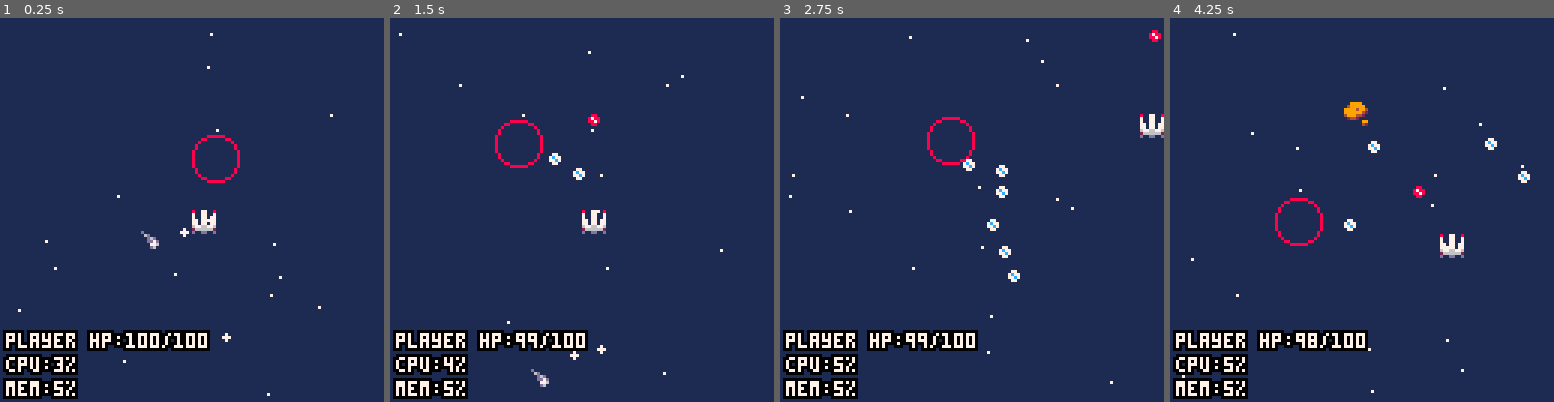
Above: before the commit, frames 1-4 (left to right).
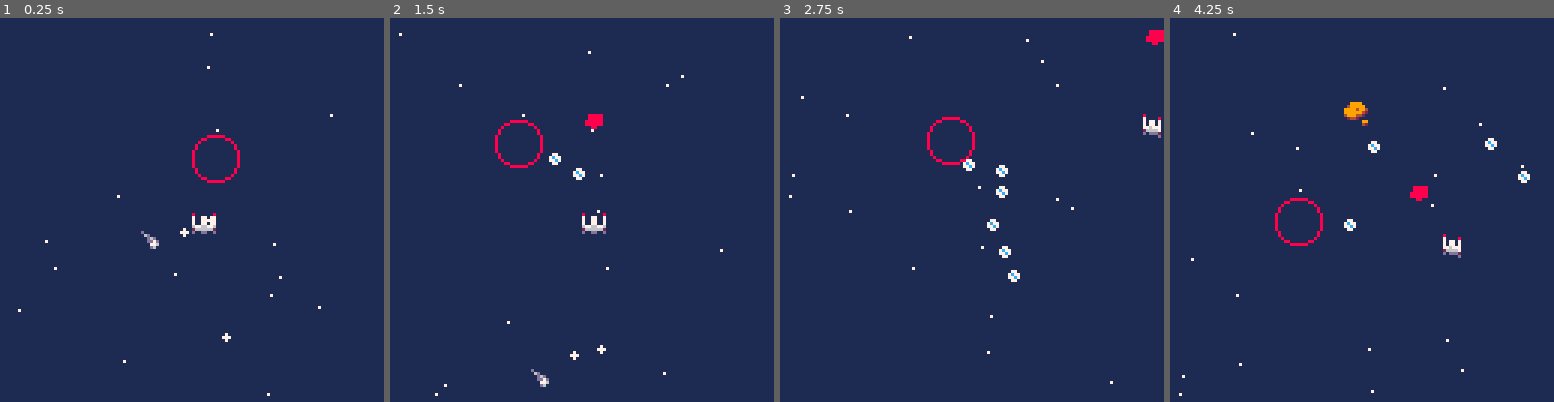
Above: after the commit, the same moments.

Repository: QuentinWidlocher/YogcastJam2020
Game: PICO-8 cartridge game.p8
Two runs of this game, one before a commit and one after it. Both use one fixed random seed, a clock stepped at 60 frames per second and the inputs below.
Inputs:
- Up to frame 1 (0.25 s): no input
- Up to frame 2 (1.5 s): tap X (X key) at 0.33, 1.07 s; tap O (Z key) at 0.7 s
- Up to frame 3 (2.75 s): hold Right 1.6-2.1 s; tap O (Z key) at 1.7, 2.1, 2.5 s; tap X (X key) at 1.85 s; hold Up 2.15-2.42 s; hold Right from 2.47 s (still down)
- Up to frame 4 (4.25 s): tap O (Z key) every 0.4 s from 2.9 to 4.1 s; tap X (X key) at 2.97, 4.08 s; release Right at 3.03 s; hold Left 3.08-3.58 s; hold Down 3.63-3.97 s; hold Right from 4.02 s (still down)

The runs differ from the first frame. In frame 1, 4.8% of the frame differs, in the area x 0-57%, y 50-100%; in frame 2, 4.7%; in frame 3, 4.9%, in the area x 0-100%, y 3-100%; in frame 4, 4.9%.

Commit message:
Updated player visuals

Diff:
--- a/src/draw/main.draw.lua
+++ b/src/draw/main.draw.lua
@@ -11,5 +11,5 @@
     draw_player()
     draw_bullets()
     screen_shake()
-    draw_debug(true)
+    draw_debug(false)
 end
--- a/src/draw/player.draw.lua
+++ b/src/draw/player.draw.lua
@@ -6,4 +6,5 @@
     end
     player:draw()
     pal()
+    player:drawFlames()
 end
--- a/src/globals.lua
+++ b/src/globals.lua
@@ -17,6 +17,15 @@
     START = 6
 }
 SPRITES = {
+    PLAYER = {
+        STILL = 1,
+        LEAN_LEFT = 2,
+        LEAN_RIGHT = 3
+    },
+    FLAMES = {
+        ON = 4,
+        OFF = 5
+    },
     BG_STAR = 247,
     BG_BIG_STAR = 248,
     BG_BIGS = {
--- a/src/models/bullet.model.lua
+++ b/src/models/bullet.model.lua
@@ -7,7 +7,7 @@
 Bullet = GameObject:new({
     top_left_sprite = 66,
     enemyVersionSprite = 66,
-    playerVersionSprite = 2,
+    playerVersionSprite = 67,
     playerVersion = true,
 
     speed = 2,
--- a/src/models/player.model.lua
+++ b/src/models/player.model.lua
@@ -23,13 +23,17 @@
     hurtCooldown = { value = 20, max = 20 },
 
     dmg = 1,
-    shootingCooldown = { value = 0, max = 8 } -- can shoot when value == max
+    shootingCooldown = { value = 0, max = 8 }, -- can shoot when value == max
+
+    flameCounter = 0,
+    flameSprite = SPRITES.FLAMES.OFF
 })
 
 function Player:update()
     self:getInput()
     self:move()
     self:shoot()
+    self:updateFlames()
 
     self.hurtCooldown.value = min(self.hurtCooldown.value + 1, self.hurtCooldown.max)
 end
@@ -103,6 +107,10 @@
         if abs(self.vy) <= self.friction / 2 then self.vy = 0 end
     end
 
+    if self.vx < 0 then self.top_left_sprite = SPRITES.PLAYER.LEAN_LEFT
+    elseif self.vx > 0 then self.top_left_sprite = SPRITES.PLAYER.LEAN_RIGHT
+    else self.top_left_sprite = SPRITES.PLAYER.STILL end
+
     --Applying velocity
     self.x += self.vx
     self.y += self.vy
@@ -120,3 +128,28 @@
         self.hurtCooldown.value = 0
     end
 end
+
+function Player:updateFlames()
+    self.flameCounter += 1
+    if self.flameCounter % 4 < 2 then
+        self.flameSprite = SPRITES.FLAMES.OFF
+    else
+        self.flameSprite = SPRITES.FLAMES.ON
+    end
+end
+
+function Player:drawFlames()
+    --Here begin the magic alignment numbers
+    --Good luck!
+
+    if self.top_left_sprite == SPRITES.PLAYER.STILL then
+        spr(self.flameSprite, self.x - 1, self.y + self.h - 1)
+        spr(self.flameSprite, self.x + self.w - 2, self.y + self.h - 1)
+    elseif self.top_left_sprite == SPRITES.PLAYER.LEAN_LEFT then
+        spr(self.flameSprite, self.x, self.y + self.h - 1)
+        spr(self.flameSprite, self.x + self.w - 3, self.y + self.h - 2)
+    else
+        spr(self.flameSprite, self.x, self.y + self.h - 2)
+        spr(self.flameSprite, self.x + self.w - 3, self.y + self.h - 1)
+    end
+end
Not shown, changed: 17 lines of the sprite sheet (__gfx__) section of game.p8
Not shown, changed: the thumbnail (__label__) section of game.p8
Not shown, changed: the sound effects (__sfx__) section of game.p8
